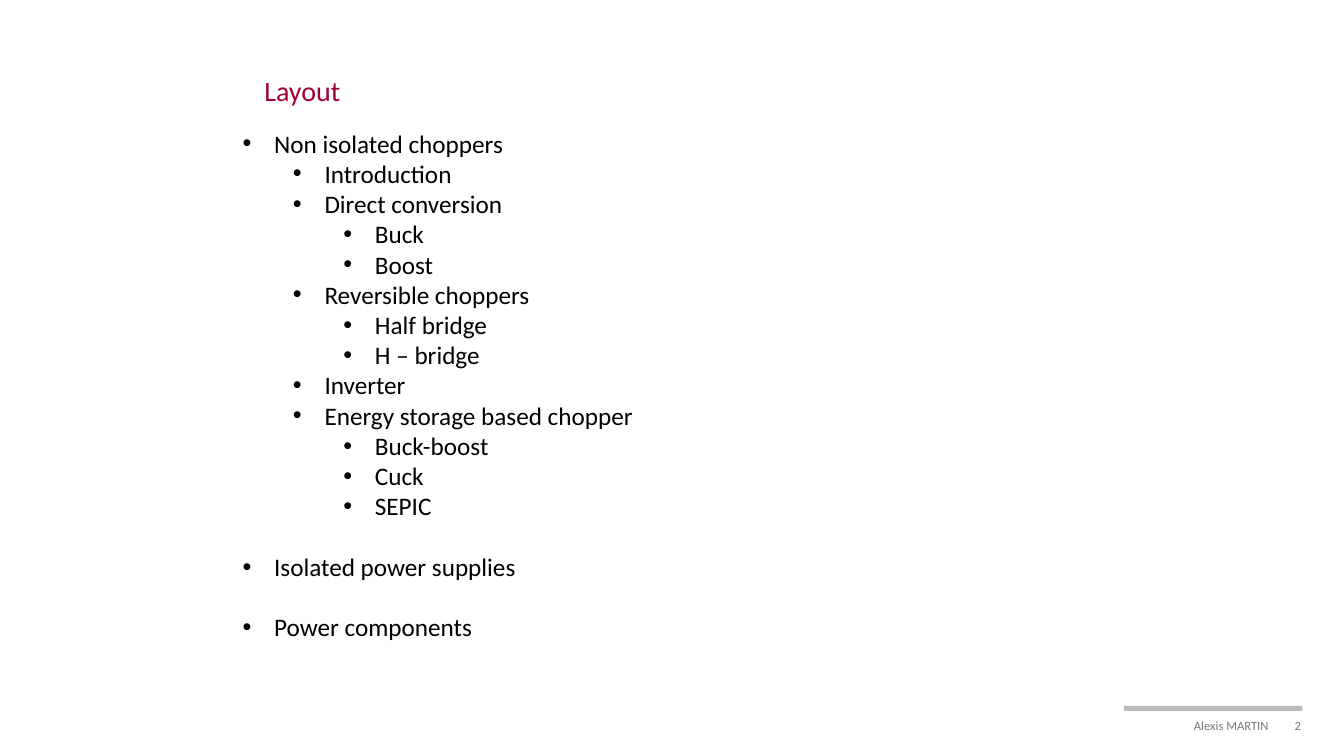
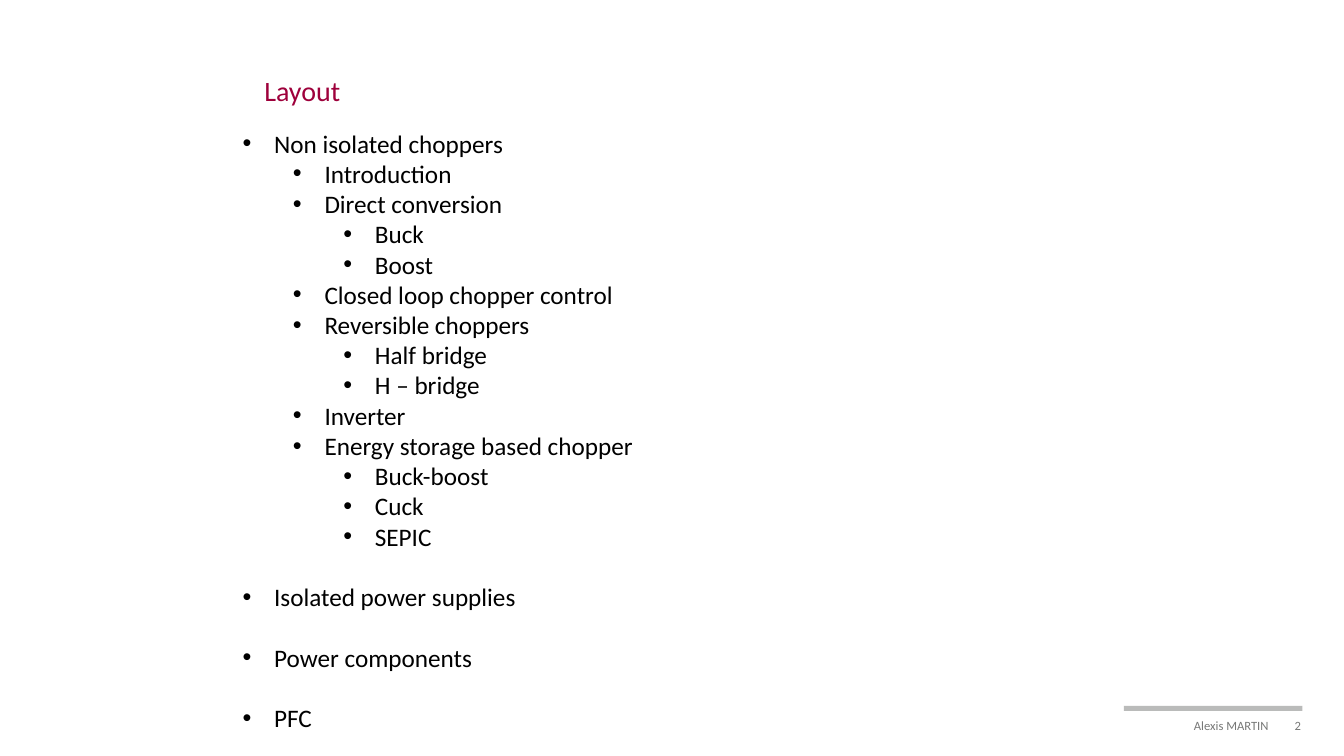
Before and after one commit to alexismartin46/Cours_Electronique_de_Puissance_FISE2, a slide deck: slide 2 of Cours/Cours1_choppers.pptx. Drawn at 1344x756 pixels with LibreOffice and Linux fonts; fonts in the diff are those of the drawing; background and template pictures are left out. Boxes give left, top, right and bottom in pixels: in the first picture for what was removed or moved away, otherwise in the second. Text is boxed around its words. In the diff, an @@ line names an element or a change of style, - is before the commit and + after.

```diff
--- a/Cours/Cours1_choppers.pptx
+++ b/Cours/Cours1_choppers.pptx
@@ text at [325,286,613,308]: paragraph added @@
+  • Closed loop chopper control
@@ text at [274,710,312,727]: paragraph added @@
+• PFC
```
Also in this commit, not shown: 3 other slides changed, 29 other files.
